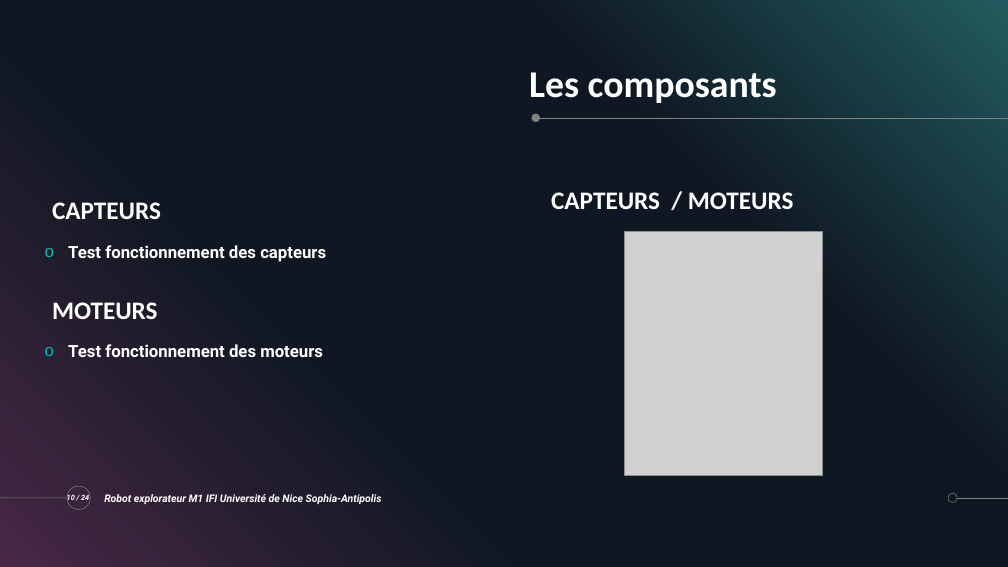
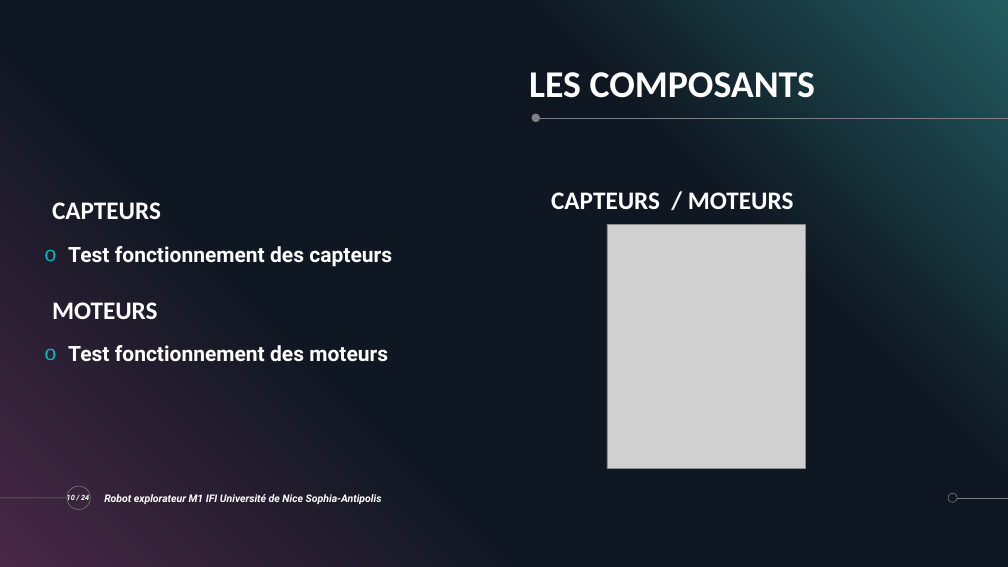
Before and after one commit to ChloeMaccarinelli/TER_M1_S2, a slide deck: slide 10 of doc/Diapo_LOTFI_MACCARINELLI_MARION.pptx. Drawn at 1008x567 pixels with LibreOffice and Linux fonts; fonts in the diff are those of the drawing; grey boxes stand for pictures. Boxes give left, top, right and bottom in pixels: in the first picture for what was removed or moved away, otherwise in the second. Text is boxed around its words. In the diff, an @@ line names an element or a change of style, - is before the commit and + after.

```diff
--- a/doc/Diapo_LOTFI_MACCARINELLI_MARION.pptx
+++ b/doc/Diapo_LOTFI_MACCARINELLI_MARION.pptx
@@ title at [529,72,816,98]: text changed @@
-Les composants
+LES COMPOSANTS
@@ picture: place and size @@
-picture at [625,231,823,476]
+picture at [607,224,805,468]
@@ text "Test fonctionnement des capteurs" at [68,246,392,267]: size 16 to 20 pt @@
@@ text "Test fonctionnement des moteurs" at [68,345,388,362]: size 16 to 20 pt @@
```
Also in this commit, not shown: 19 other slides changed, 1 slide added, 1 slide removed.
